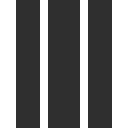
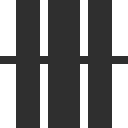
Revision of a layered 128x128 image; what changed, layer by layer:
removed layer "矩形 3" over [40, 56, 88, 64]
added layer "矩形 4 副本 2" over [0, 56, 128, 64]
